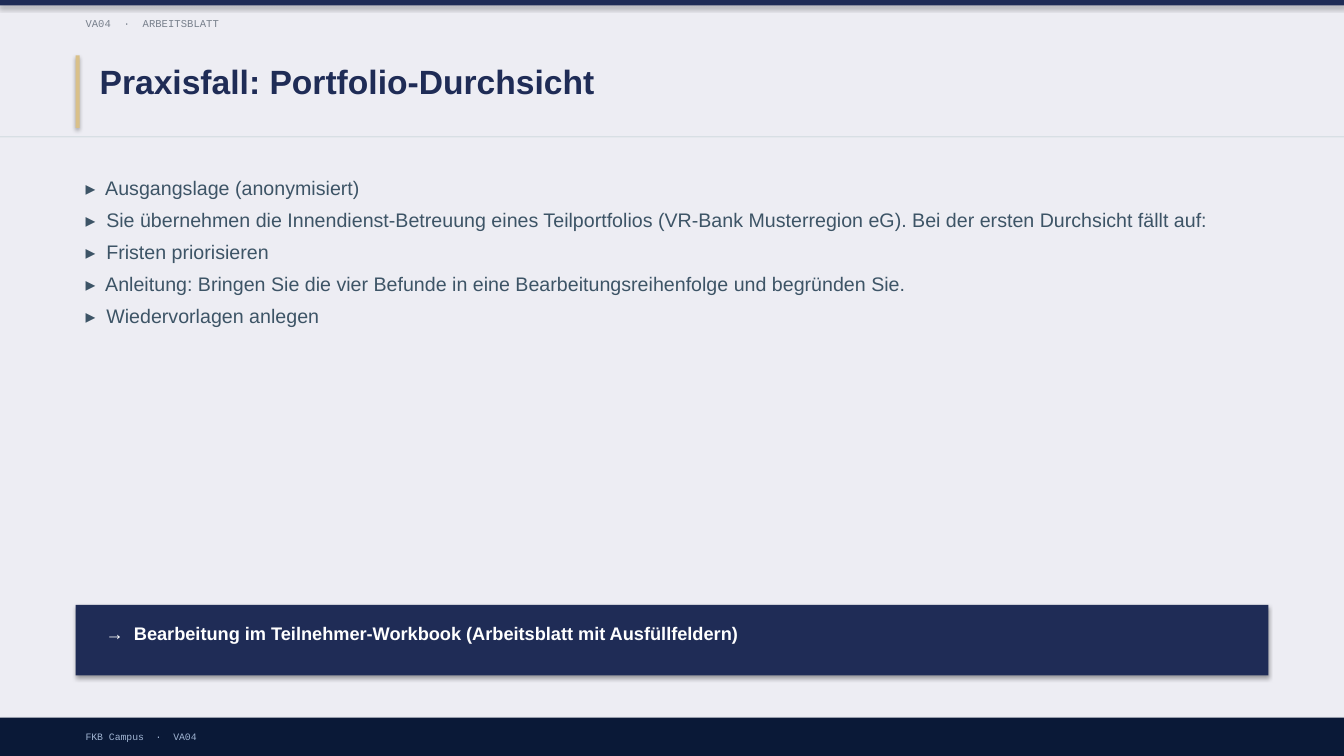
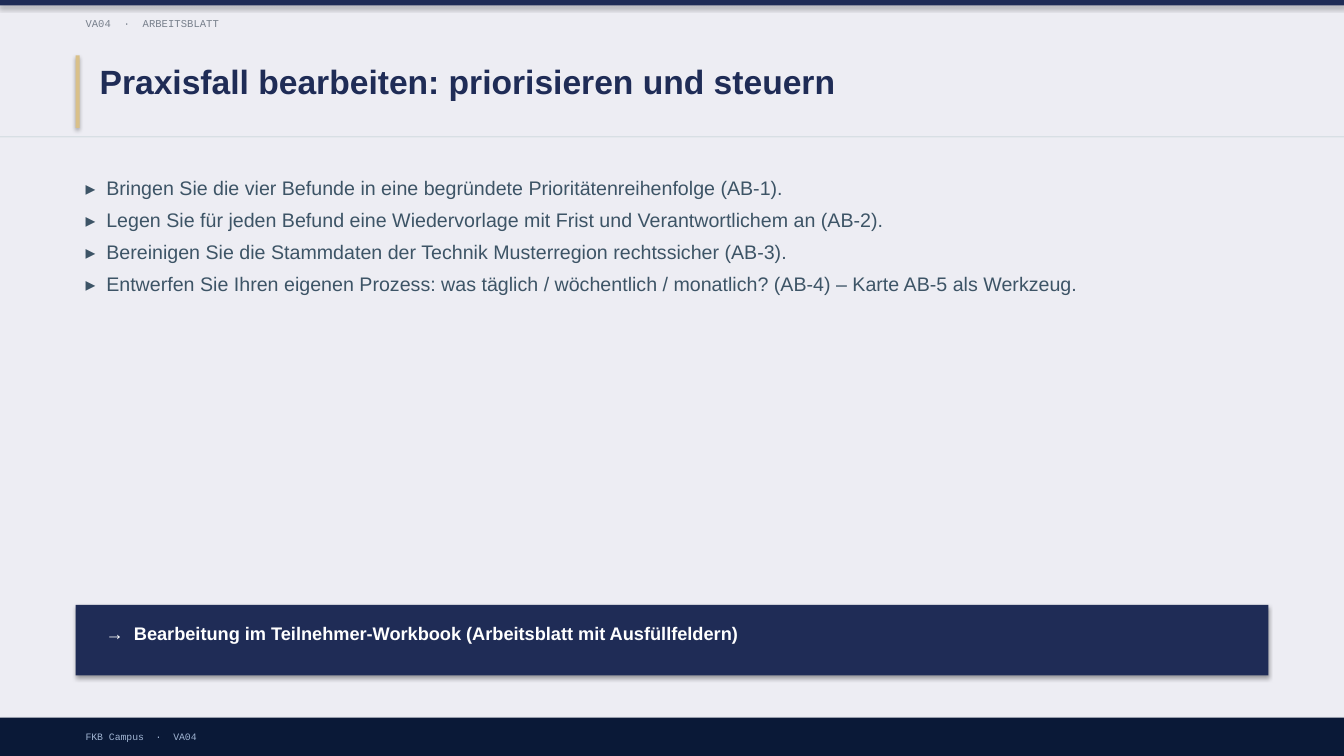
Before and after one commit to ck5rqc47pr-byte/firmenkundenakademie-online, a slide deck: slide 14 of protected-downloads/praesentation/VA04.pptx (slide 6 before the commit). Drawn at 1344x756 pixels with LibreOffice and Linux fonts; fonts in the diff are those of the drawing. Boxes give left, top, right and bottom in pixels: in the first picture for what was removed or moved away, otherwise in the second. Text is boxed around its words. In the diff, an @@ line names an element or a change of style, - is before the commit and + after.

```diff
--- a/protected-downloads/praesentation/VA04.pptx
+++ b/protected-downloads/praesentation/VA04.pptx
@@ text at (x1=100, y1=69, x2=835, y2=101): text changed @@
-Praxisfall: Portfolio-Durchsicht
+Praxisfall bearbeiten: priorisieren und steuern
@@ text at (x1=106, y1=181, x2=1076, y2=295): text changed @@
-▸ Ausgangslage (anonymisiert)
-▸ Sie übernehmen die Innendienst-Betreuung eines Teilportfolios (VR-Bank Musterregion eG). Bei der ersten Durchsicht fällt auf:
-▸ Fristen priorisieren
-▸ Anleitung: Bringen Sie die vier Befunde in eine Bearbeitungsreihenfolge und begründen Sie.
-▸ Wiedervorlagen anlegen
+▸ Bringen Sie die vier Befunde in eine begründete Prioritätenreihenfolge (AB-1).
+▸ Legen Sie für jeden Befund eine Wiedervorlage mit Frist und Verantwortlichem an (AB-2).
+▸ Bereinigen Sie die Stammdaten der Technik Musterregion rechtssicher (AB-3).
+▸ Entwerfen Sie Ihren eigenen Prozess: was täglich / wöchentlich / monatlich? (AB-4) – Karte AB-5 als Werkzeug.
```
Also in this commit, not shown: 2 other slides changed, 9 slides added, 5 other files.
